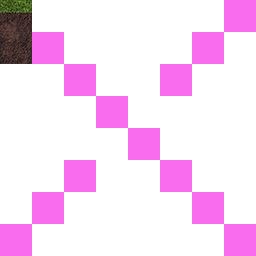
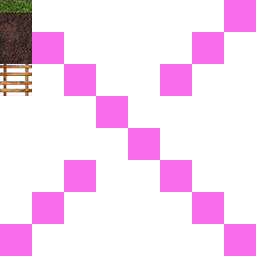
Layer changes from the first 256px x 256px image to the second:
added layer "Слой 17" above "Слой 14" over <box>0,64,32,96</box>
